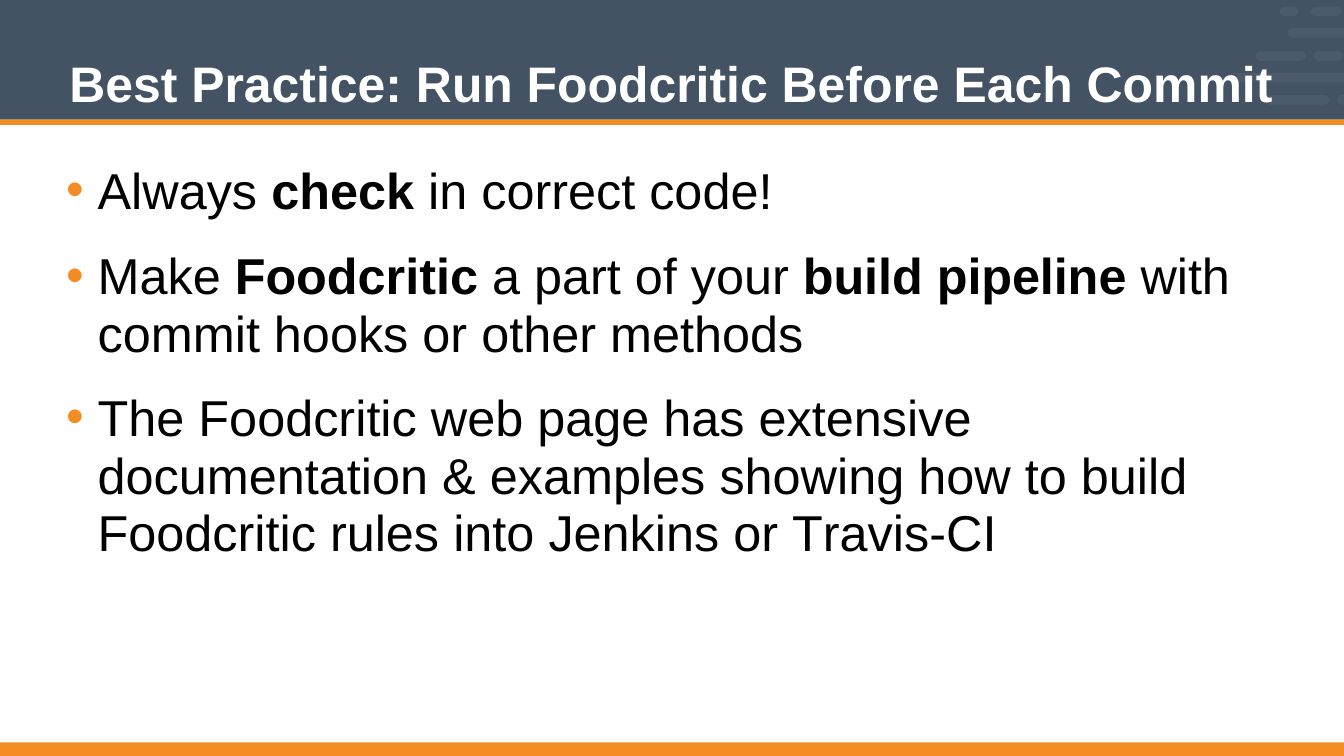
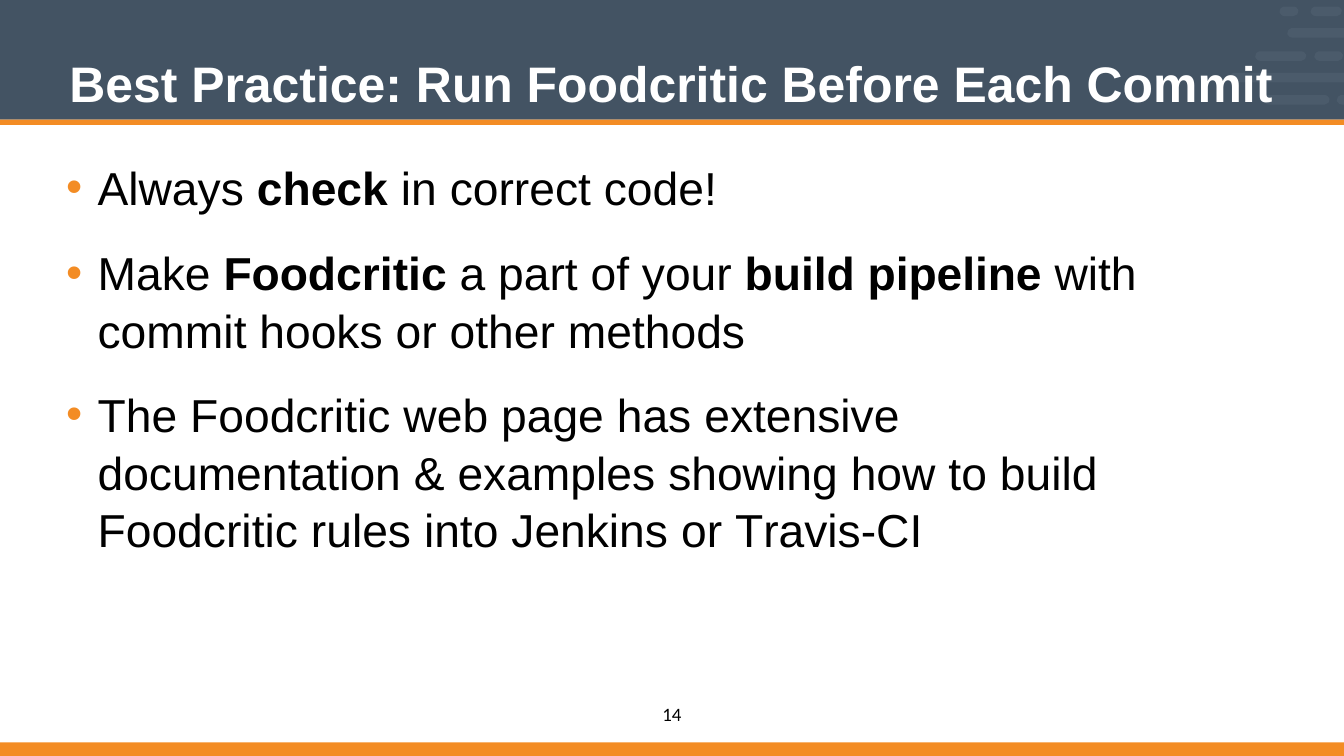
Before and after one commit to vinyar/chef-intermediate, a slide deck: slide 14 of Modules/10-Chef_Intermediate.pptx. Drawn at 1344x756 pixels with LibreOffice and Linux fonts; fonts in the diff are those of the drawing. Boxes give left, top, right and bottom in pixels: in the first picture for what was removed or moved away, otherwise in the second. Text is boxed around its words. In the diff, an @@ line names an element or a change of style, - is before the commit and + after.

```diff
--- a/Modules/10-Chef_Intermediate.pptx
+++ b/Modules/10-Chef_Intermediate.pptx
@@ text "Always check in correct code!" at [98,171,1137,548]: size 48 to 44 pt @@
@@ page number added at [662,709,681,721], 18 pt, text #000000 @@
+14
```
Also in this commit, not shown: 13 other slides changed.
